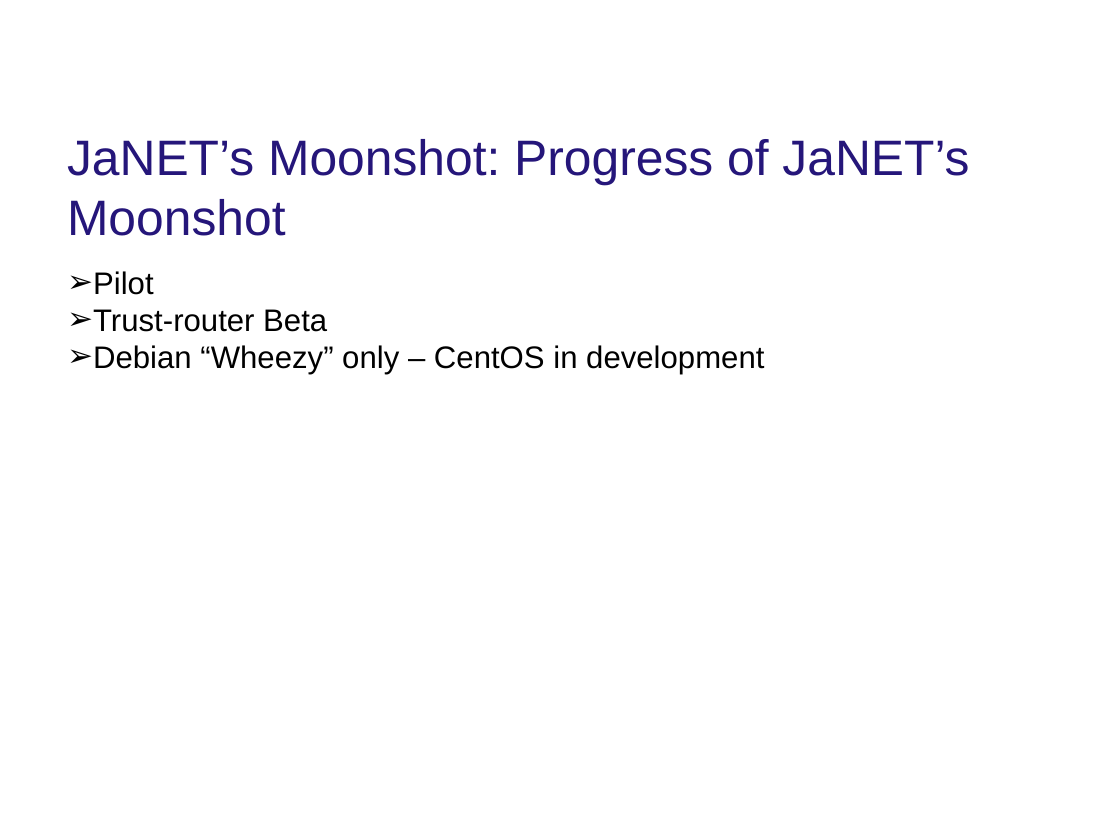
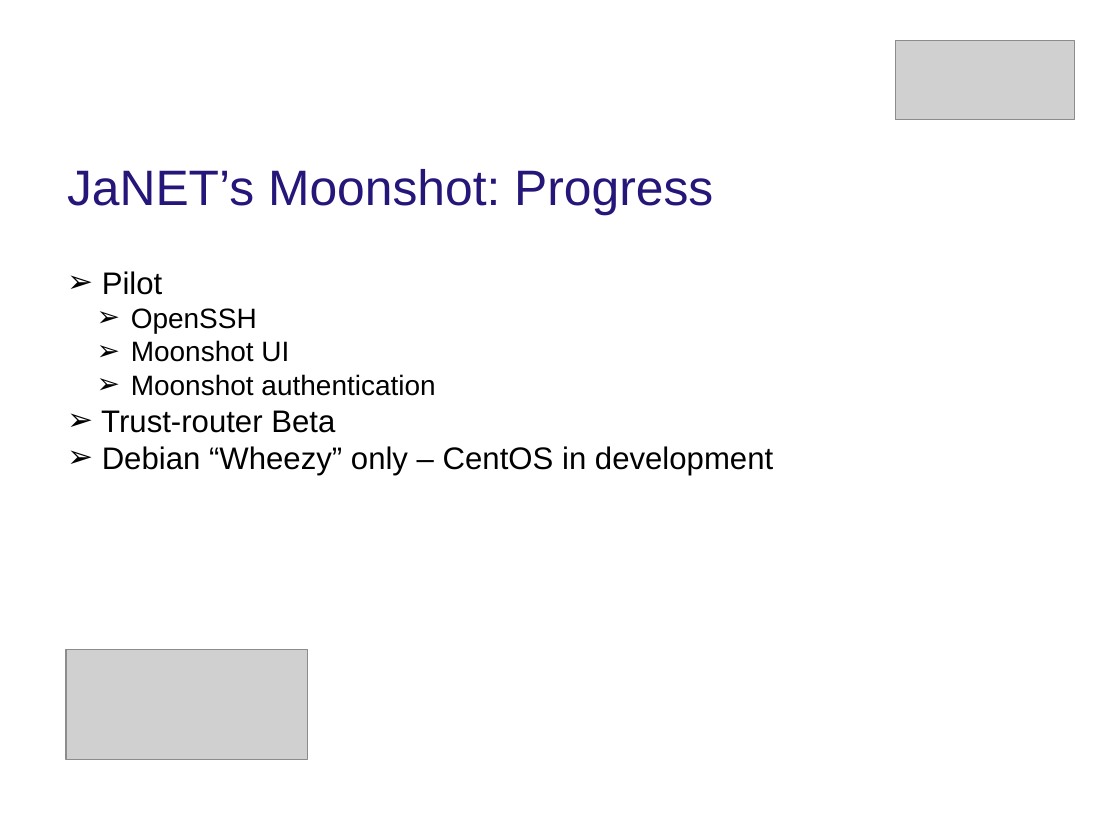
Before and after one commit to MoonshotNL/moonshotdocuments, a slide deck: slide 12 of Presentations/Final presentation.pptx (slide 8 before the commit). Drawn at 1120x840 pixels with LibreOffice and Linux fonts; fonts in the diff are those of the drawing; grey boxes stand for pictures; background and template pictures are left out. Boxes give left, top, right and bottom in pixels: in the first picture for what was removed or moved away, otherwise in the second. Text is boxed around its words. In the diff, an @@ line names an element or a change of style, - is before the commit and + after.

```diff
--- a/Presentations/Final presentation.pptx
+++ b/Presentations/Final presentation.pptx
@@ picture added at [895,40,1074,120] @@
@@ text at [67,169,713,216]: text changed @@
-JaNET’s Moonshot: Progress of JaNET’s Moonshot
+JaNET’s Moonshot: Progress
@@ text at [131,308,435,396]: paragraphs added @@
+  ➢ OpenSSH
+  ➢ Moonshot UI
+  ➢ Moonshot authentication
@@ picture added at [66,650,307,760] @@
```
Also in this commit, not shown: 27 other slides changed, 7 slides added, 1 slide removed, 4 other files.
